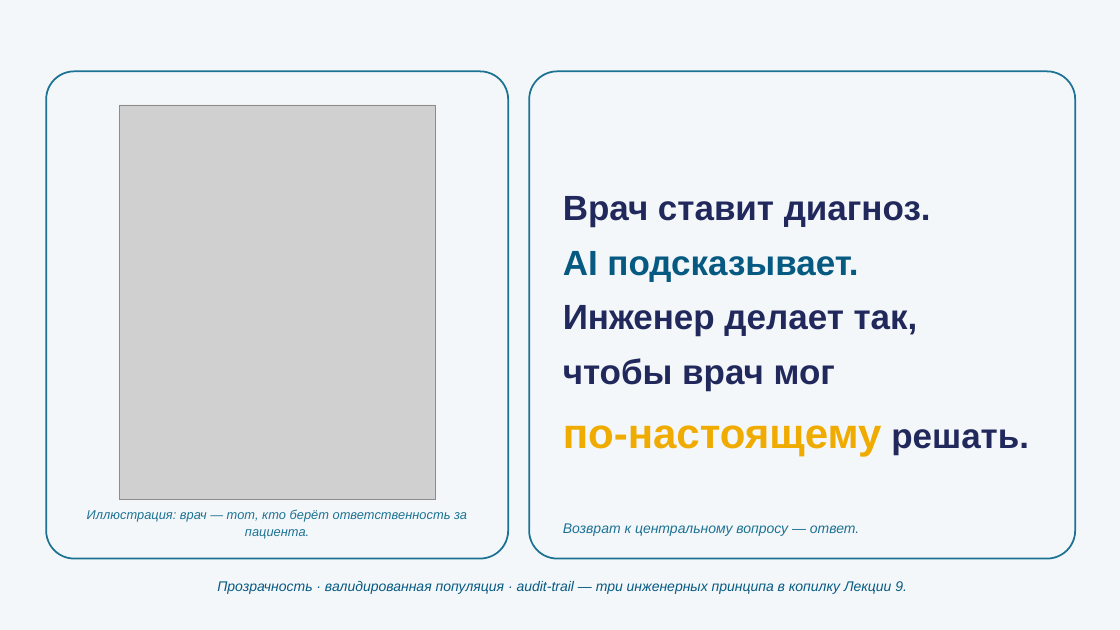
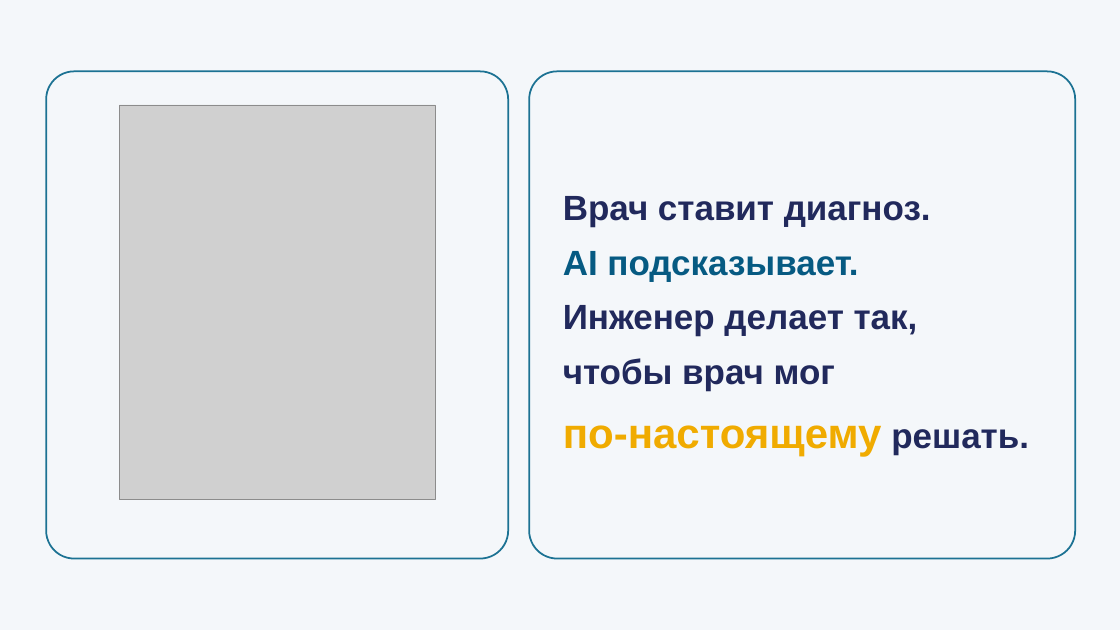
Before and after one commit to tellina-study/AI-usage-lessons, a slide deck: slide 32 of library/lectures/lec-04/rendered/lec-04.pptx. Drawn at 1120x630 pixels with LibreOffice and Linux fonts; fonts in the diff are those of the drawing; grey boxes stand for pictures. Boxes give left, top, right and bottom in pixels: in the first picture for what was removed or moved away, otherwise in the second. Text is boxed around its words. In the diff, an @@ line names an element or a change of style, - is before the commit and + after.

```diff
--- a/library/lectures/lec-04/rendered/lec-04.pptx
+++ b/library/lectures/lec-04/rendered/lec-04.pptx
@@ text removed at (87,509,467,539) @@
-Иллюстрация: врач — тот, кто берёт ответственность за пациента.
@@ text removed at (563,523,859,536) @@
-Возврат к центральному вопросу — ответ.
@@ text removed at (217,581,907,594) @@
-Прозрачность · валидированная популяция · audit-trail — три инженерных принципа в копилку Лекции 9.
```
Also in this commit, not shown: 5 other slides changed, 8 other files.
